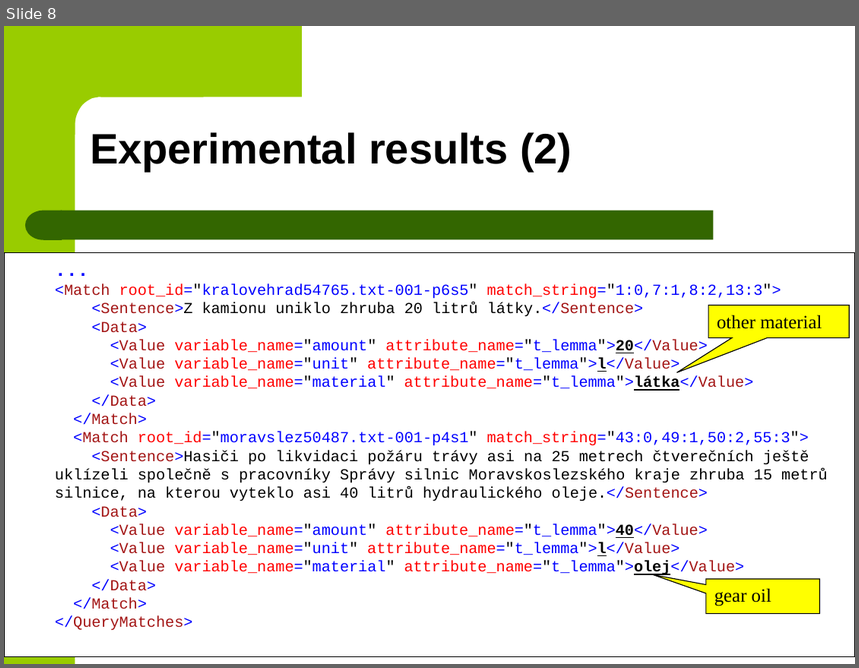
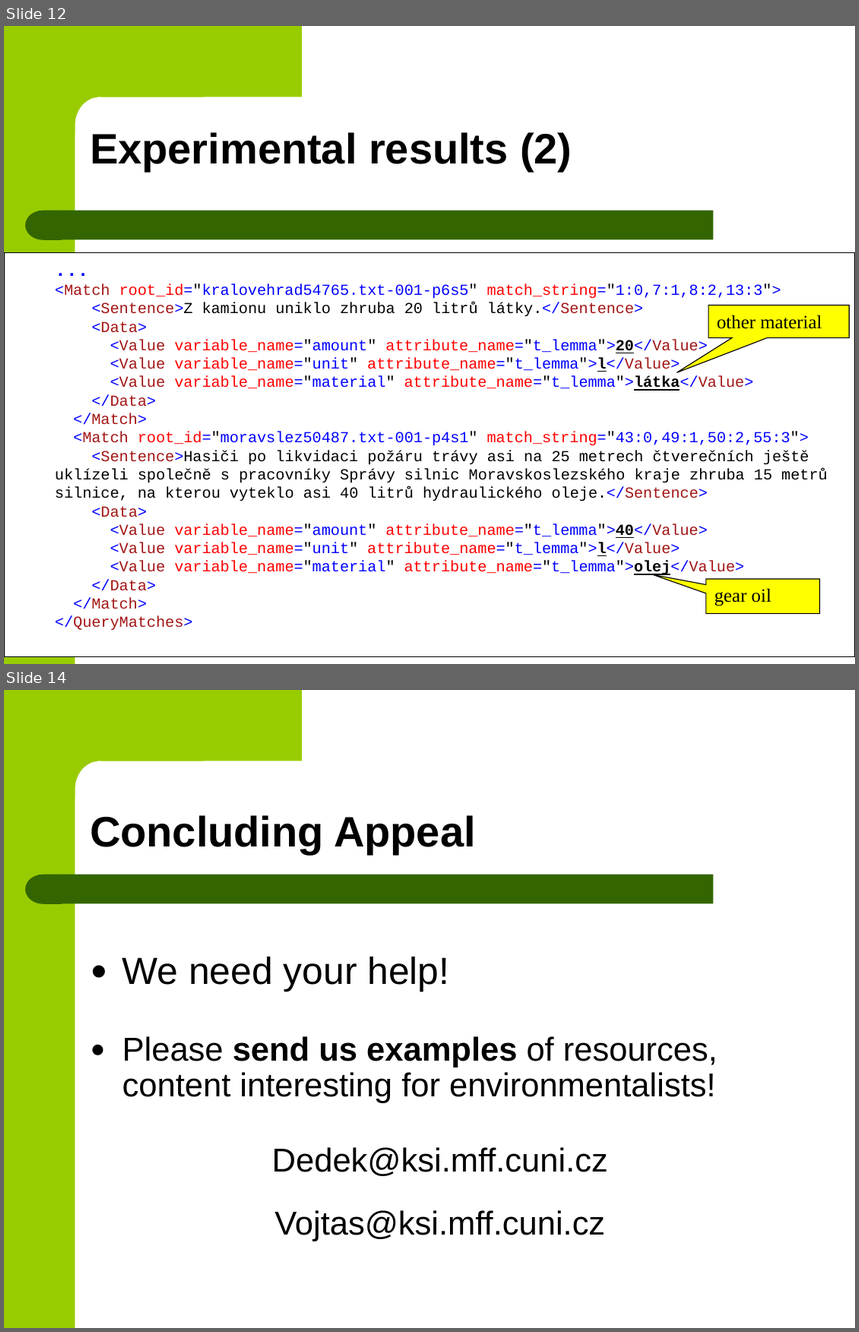
Before and after one commit to BackupTheBerlios/czsem-svn, a slide deck: trunk/docs/papers/20090202_eEnvironment_Prague/slides_DedekVojtas_e-envi2009.ppt. Shown one above the other, each under a label of ours: slide 8 before the commit, slides 12 and 14 after it; the slides between them are not shown. The pictures are 859x668 and 859x1332 pixels, drawn with LibreOffice and Linux fonts; fonts in the diff are those of the drawing. Boxes give left, top, right and bottom in pixels: in the first picture for what was removed or moved away, otherwise in the second. Text is boxed around its words. In the diff, an @@ line names an element or a change of style, - is before the commit and + after.

```diff
--- a/trunk/docs/papers/20090202_eEnvironment_Prague/slides_DedekVojtas_e-envi2009.ppt
+++ b/trunk/docs/papers/20090202_eEnvironment_Prague/slides_DedekVojtas_e-envi2009.ppt
@@ slide 14 added at (x1=4, y1=690, x2=855, y2=1328), background #FFFFFF; not listed: 4 template elements that a slide beside it also shows @@
@@ text added at (x1=90, y1=815, x2=476, y2=854), 36 pt, text #000000, bold @@
+Concluding Appeal
@@ text added at (x1=123, y1=957, x2=718, y2=1242), 28 pt, text #000000 @@
+● We need your help!
+● Please send us examples of resources, content interesting for environmentalists!
+Dedek@ksi.mff.cuni.cz
+Vojtas@ksi.mff.cuni.cz
@@ what was slide 8 is now slide 12 @@
```
Also in this commit, not shown: 5 slides changed, 5 other slides added, 1 slide removed, 1 other file.
